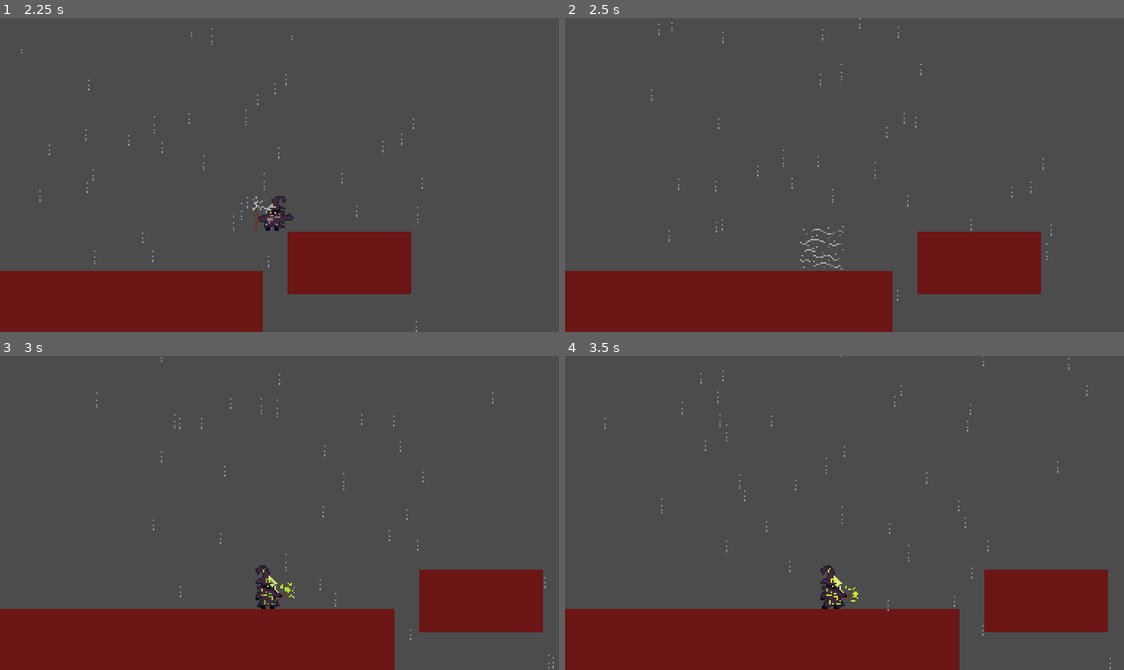
Above: before the commit, frames 1-4 (two rows, left to right).
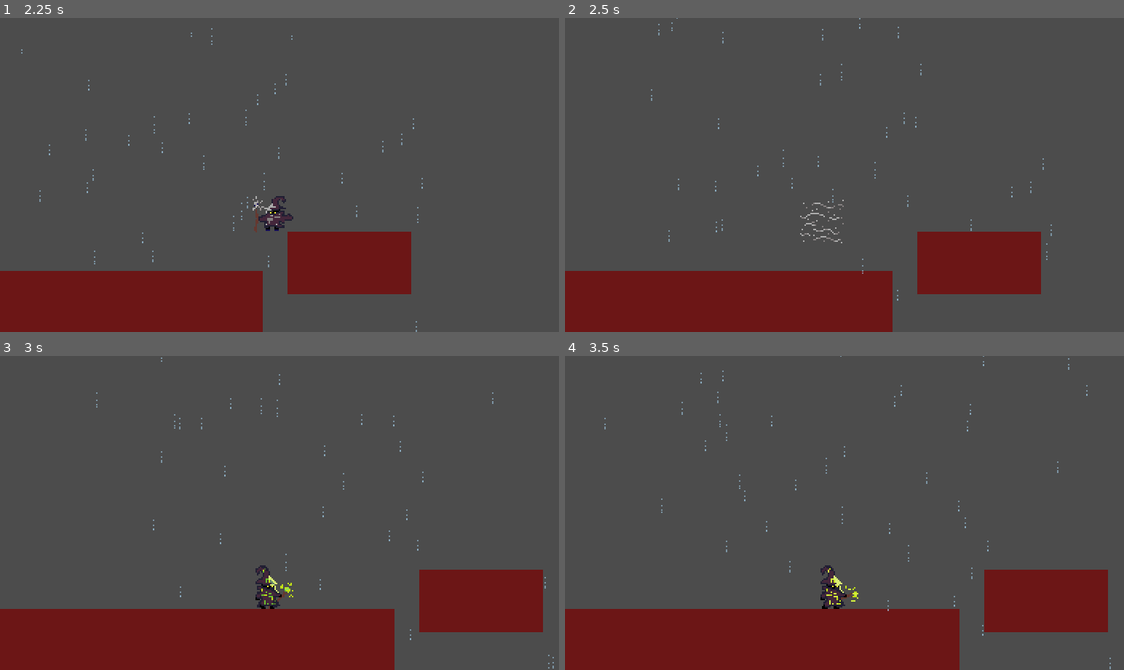
Above: after the commit, the same moments.

Repository: arthur-bpv/rain-mage
Game: Godot game, scene res://main.tscn
Two runs of this game, one before a commit and one after it. Both use one fixed random seed, a clock stepped at 60 frames per second and the inputs below.
Inputs (mouse positions are in pixels of both pictures, inside the frame that each line leads up to):
- Up to frame 1 (2.25 s): move the mouse to (402, 159) at 0.52 s; hold D (right) 0.53-2.03 s; tap Shift (dash) at 0.6, 1.35 s; click (402, 159) at 0.67 s; tap W (up) at 0.77, 1.52 s; move the mouse to (167, 190) at 1.27 s; move the mouse to (335, 105) at 2.02 s; press the mouse at (335, 105) at 2.03 s; hold A (left) from 2.03 s (still down)
- Up to frame 2 (2.5 s): keep holding A (left); tap Shift (dash) at 2.3 s
- Up to frame 3 (3 s): move the mouse to (251, 575) at 2.77 s; release A (left) at 2.78 s; release the mouse at (251, 575) at 2.78 s; hold D (right) from 2.78 s (still down); right-click (251, 575) at 2.85 s; click (251, 575) at 2.92 s
- Up to frame 4 (3.5 s): keep holding D (right); tap W (up) at 3.02 s; tap Shift (dash) at 3.05 s

Frame 1 is identical in both runs. In frame 2, 0.3% of the frame differs, in the area x 42-54%, y 57-82%; in frame 3, less than 0.1%; in frame 4, nothing differs.

Commit message:
update | dash & projectile

Diff:
--- a/player/player.gd
+++ b/player/player.gd
@@ -57,7 +57,7 @@
 	dash_cooldown -= delta;
 	$AnimatedSprite/Position2D.look_at(get_global_mouse_position());
 
-	if not is_on_floor(): velocity.y += GRAVITY * delta;
+	if not is_on_floor() and not dash: velocity.y += GRAVITY * delta;
 	else: velocity.y = 0;
 	velocity.x = 0;
 
--- a/player/projectiles/grass/projectile.gd
+++ b/player/projectiles/grass/projectile.gd
@@ -2,7 +2,7 @@
 
 
 func _process(delta):
-	position += transform.x * 230 * delta;
+	position += transform.x * 212 * delta;
 
 func _on_VisibilityNotifier2D_screen_exited():
 	queue_free();
--- a/player/projectiles/grass/projectile.tscn
+++ b/player/projectiles/grass/projectile.tscn
@@ -1,13 +1,41 @@
-[gd_scene load_steps=4 format=2]
+[gd_scene load_steps=9 format=2]
 
 [ext_resource path="res://player/assets/grass_projectile.png" type="Texture" id=1]
 [ext_resource path="res://player/projectiles/grass/projectile.gd" type="Script" id=2]
+
+[sub_resource type="Gradient" id=2]
+offsets = PoolRealArray( 0.651613, 1 )
+colors = PoolColorArray( 1, 1, 1, 1, 0, 0, 0, 0 )
+
+[sub_resource type="GradientTexture" id=3]
+gradient = SubResource( 2 )
+
+[sub_resource type="Curve" id=5]
+_data = [ Vector2( 0.651685, 1 ), 0.0, 0.0, 0, 0, Vector2( 1, 0 ), 0.0, 0.0, 0, 0 ]
+
+[sub_resource type="CurveTexture" id=6]
+curve = SubResource( 5 )
+
+[sub_resource type="ParticlesMaterial" id=4]
+flag_disable_z = true
+gravity = Vector3( -90, 0, 0 )
+orbit_velocity = 0.0
+orbit_velocity_random = 0.0
+scale_curve = SubResource( 6 )
+color = Color( 0.396078, 0.882353, 0.596078, 1 )
+color_ramp = SubResource( 3 )
 
 [sub_resource type="RectangleShape2D" id=1]
 extents = Vector2( 4, 1 )
 
 [node name="Area2D" type="Area2D"]
 script = ExtResource( 2 )
+
+[node name="Particles2D" type="Particles2D" parent="."]
+position = Vector2( -2, 0 )
+amount = 4
+lifetime = 0.8
+process_material = SubResource( 4 )
 
 [node name="Sprite" type="Sprite" parent="."]
 texture = ExtResource( 1 )
@@ -16,7 +44,7 @@
 shape = SubResource( 1 )
 
 [node name="VisibilityNotifier2D" type="VisibilityNotifier2D" parent="."]
-position = Vector2( -2.38419e-07, 0 )
+position = Vector2( -5.68434e-14, 0 )
 scale = Vector2( 0.4, 0.1 )
 
 [connection signal="body_entered" from="." to="." method="_on_Area2D_body_entered"]
Binary file changed: player/assets/grass_projectile.png
